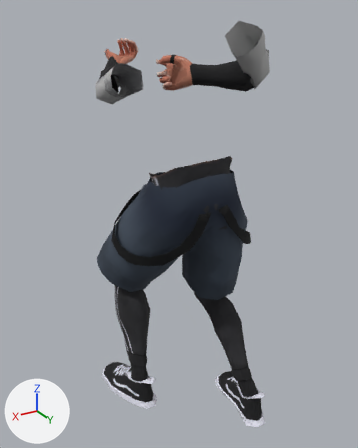
The FBX model Assets/6v6Shooter/Animations/[03] GunSpecific Animations/[Sniper] Balista Vortex FPS animations/Balista Vortex Cogh Animations.fbx: old version first, new version second.
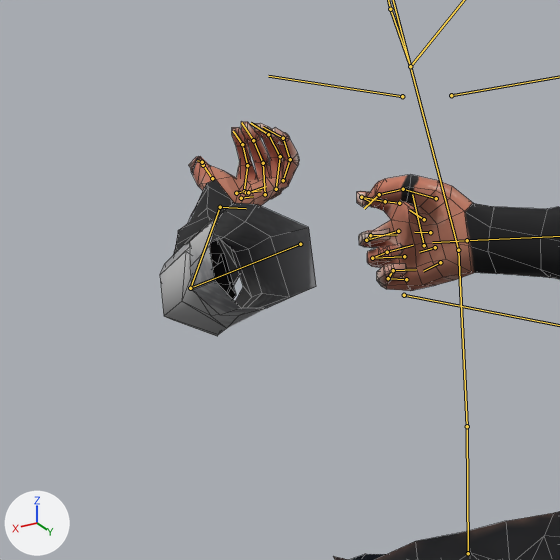
Old and new are each drawn whole from a 50 mm lens placed at (0.855, 1.416, 1.473), pointed at (-0.098, -0.172, 0.678) and again close up on the part from 13% to 61% of the width and 0% to 39% of the height. Lighting does not change. The marker at lower left points along +X, +Y and +Z. Both versions are drawn at frame 1 of the action 'AN_FPS_Balista_CoghHFR'; the numbers are the values there. The bones that bend it are drawn over the model as lines in the close-ups. The close-ups show mesh edges as thin lines.

Names of what the first close-up shows: 'SM_MaleBody_FPS', 'SM_Outfit1_Male_FPS'.
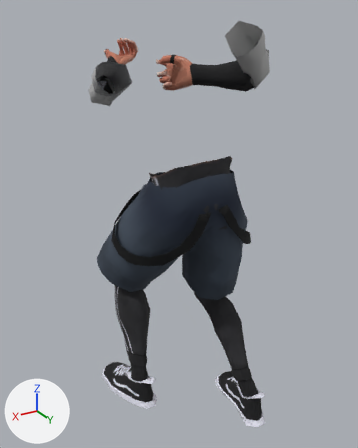
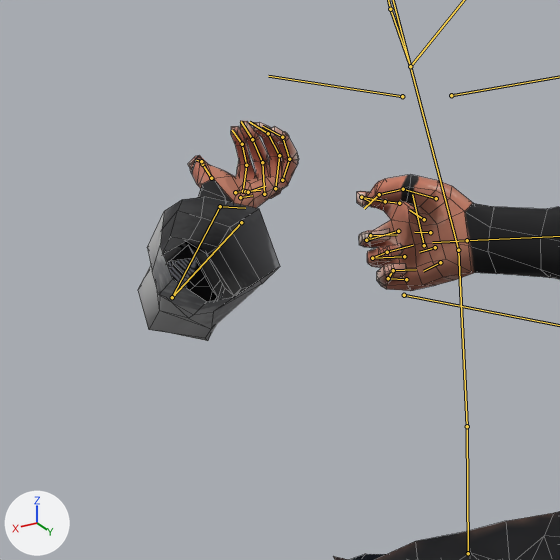
What differs and where, as boxes (x1, y1, x2, y2) in the close-ups (560 x 560 px):
```json
{"object": "SM_MaleBody_FPS", "change": "posed", "before": [173, 121, 560, 560], "after": [164, 121, 560, 560]}
{"object": "SM_Outfit1_Male_FPS", "change": "posed", "before": [160, 203, 386, 560], "after": [138, 197, 386, 560]}
{"bone": "DEF-upper_arm.L", "before": "(300, 244) to (190, 288)", "after": "(241, 222) to (172, 297)"}
{"bone": "DEF-forearm.L", "before": "(190, 288) to (220, 207)", "after": "(172, 297) to (220, 206)"}
{"bone": "DEF-hand.L", "before": "(220, 207) to (246, 208)", "after": "(220, 206) to (245, 208)"}
```

Scene script edits in JSON lines:
```json
{"block": "bone_def_upper_arm_l", "where": "bone_def_upper_arm_l = bpy.data.objects['rig'].pose.bones['DEF-upper_arm.L']  # child of 'DEF-shoulder.L'"}
{"op": "set", "path": "bone_def_upper_arm_l.location", "old": "(0.208, -0.049, 0.082)", "new": "(0.173, -0.045, 0.135)"}
{"op": "set", "path": "bone_def_upper_arm_l.rotation_quaternion", "old": "(0.53, 0.805, 0.256, -0.08)", "new": "(0.527, 0.782, 0.278, -0.185)", "note": "degrees (118, 24, 21) -> degrees (118, 36, 17)"}
{"block": "bone_def_forearm_l", "where": "bone_def_forearm_l = bpy.data.objects['rig'].pose.bones['DEF-forearm.L']  # child of 'DEF-upper_arm.L'"}
{"op": "set", "path": "bone_def_forearm_l.rotation_quaternion", "old": "(0.941, 0.319, -0.103, 0.048)", "new": "(0.925, 0.368, -0.082, 0.044)", "note": "degrees (37, -13, 1) -> degrees (43, -11, 1)"}
{"block": "bone_def_hand_l", "where": "bone_def_hand_l = bpy.data.objects['rig'].pose.bones['DEF-hand.L']  # child of 'DEF-forearm.L'"}
{"op": "set", "path": "bone_def_hand_l.rotation_quaternion", "old": "(0.843, -0.084, -0.477, -0.235)", "new": "(0.88, -0.146, -0.412, -0.187)", "note": "degrees (9, -57, -36) -> degrees (-9, -51, -19)"}
```
